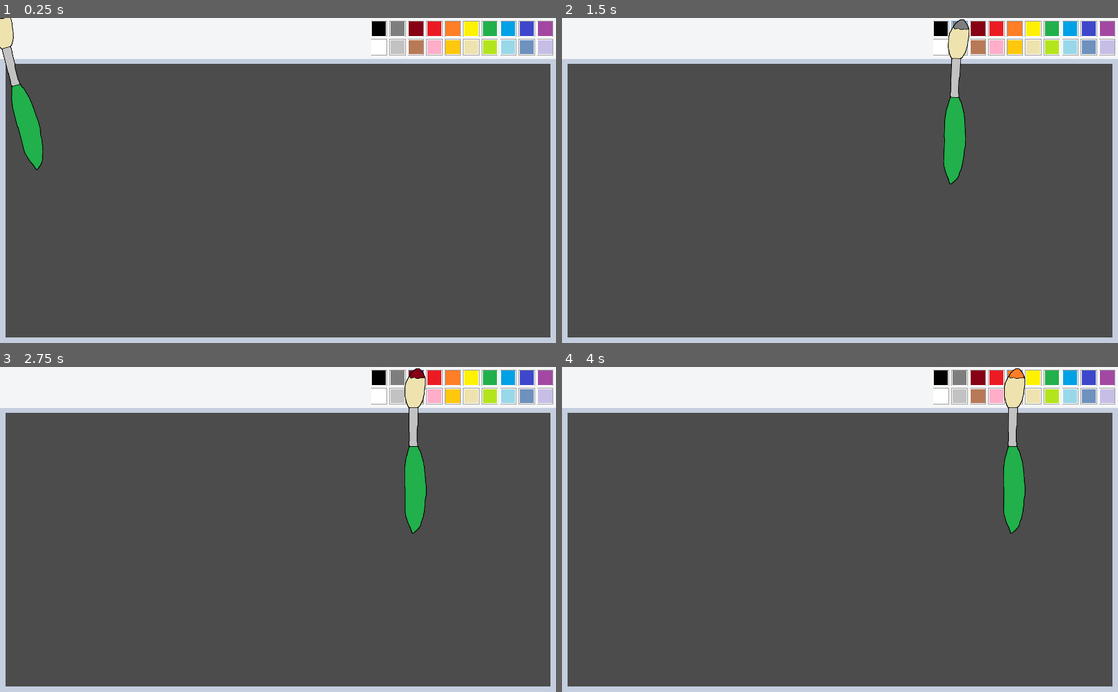
Above: before the commit, frames 1-4 (two rows, left to right).
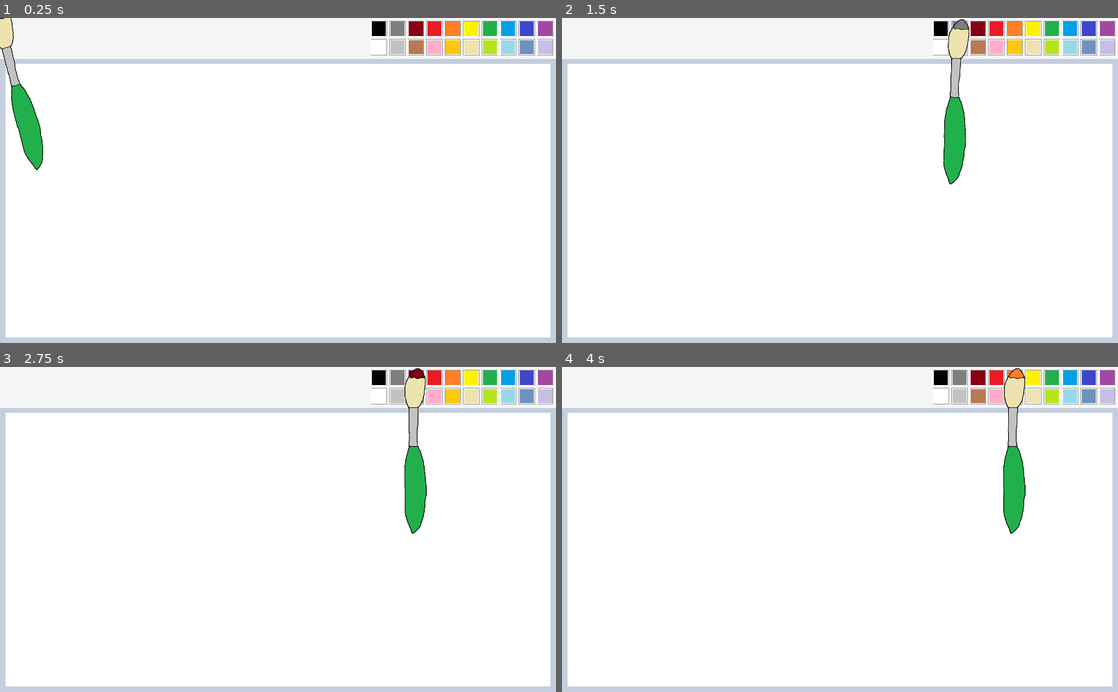
Above: after the commit, the same moments.

Repository: mariothedog/MS-Pain
Game: Godot game, scene res://Level/Level.tscn
The game is run twice, just before and just after one commit, with the same random seed, the same clock (stepped at 60 frames per second) and the same inputs.
Inputs (mouse positions are in pixels of both pictures, inside the frame that each line leads up to):
- Up to frame 1 (0.25 s): no input
- Up to frame 2 (1.5 s): click (940, 27) at 0.5 s; click (956, 27) at 1.25 s
- Up to frame 3 (2.75 s): click (417, 376) at 2 s
- Up to frame 4 (4 s): click (995, 376) at 2.75 s; click (1012, 376) at 3.5 s

The runs differ from the first frame. In frame 1, 82% of the frame differs, in the area x 1-99%, y 14-99%; in frame 2, 81%; in frame 3, 81%; in frame 4, 81%.

Commit message:
The drawing background is now white (like the real thing!) and I added a finished drawing signal which is still a WIP.

Diff:
--- a/Global.gd
+++ b/Global.gd
@@ -1,3 +1,5 @@
 extends Node
 
 var brush_colour = Color(0, 0, 0, 1)
+
+var friends_node
--- /dev/null
+++ b/Level/Friends.gd
@@ -0,0 +1,8 @@
+extends Node2D
+
+func _ready():
+	global.friends_node = self
+
+func spawn_friend(texture):
+	# TODO
+	pass
--- a/Level/Level.tscn
+++ b/Level/Level.tscn
@@ -1,7 +1,8 @@
-[gd_scene load_steps=3 format=2]
+[gd_scene load_steps=4 format=2]
 
 [ext_resource path="res://Brush/Brush.tscn" type="PackedScene" id=1]
 [ext_resource path="res://UI/MS Pain.tscn" type="PackedScene" id=2]
+[ext_resource path="res://Level/Friends.gd" type="Script" id=3]
 
 [node name="Level" type="Node2D"]
 
@@ -10,4 +11,7 @@
 
 [node name="Brush" parent="." instance=ExtResource( 1 )]
 
+[node name="Friends" type="Node2D" parent="."]
+script = ExtResource( 3 )
+
 [node name="MS Pain" parent="." instance=ExtResource( 2 )]
--- /dev/null
+++ b/Resources/Transparent Shader Material.tres
@@ -0,0 +1,16 @@
+[gd_resource type="ShaderMaterial" load_steps=2 format=2]
+
+[sub_resource type="Shader" id=1]
+code = "shader_type canvas_item;
+
+void fragment() {
+	COLOR = texture(TEXTURE, UV);
+
+	if (COLOR.r > 0.3 && COLOR.r < 0.31 && COLOR.g > 0.3 && COLOR.g < 0.31 && COLOR.b > 0.3 && COLOR.b < 0.31)
+	{
+		COLOR = vec4(0.0, 0.0, 0.0, 0.0);
+	}
+}"
+
+[resource]
+shader = SubResource( 1 )
--- a/UI/ColorRect3.gd
+++ b/UI/ColorRect3.gd
@@ -1,32 +1,41 @@
 extends ColorRect
 
 # Credit to https://godotengine.org/qa/24621/painting-game-persist-drawing
+
+var shader_material = preload("res://Resources/Transparent Shader Material.tres")
+
+signal drawing_finished
 
 const brush_size = 7
 const circle_connecting_gap = 2
 
 var _pen = null
 var _prev_mouse_pos = Vector2()
+var _viewport = null
+var _board = null
+
+var was_drawing_last_time = false
 
 func _ready():
-	var viewport = Viewport.new()
+	_viewport = Viewport.new()
 	var rect = get_rect()
-	viewport.size = rect.size
-	viewport.usage = Viewport.USAGE_2D
-	viewport.render_target_clear_mode = Viewport.CLEAR_MODE_ONLY_NEXT_FRAME
-	viewport.render_target_v_flip = true
+	_viewport.size = rect.size
+	_viewport.usage = Viewport.USAGE_2D
+	_viewport.render_target_clear_mode = Viewport.CLEAR_MODE_ONLY_NEXT_FRAME
+	_viewport.render_target_v_flip = true
 
 	_pen = Node2D.new()
-	viewport.add_child(_pen)
+	_viewport.add_child(_pen)
 	_pen.connect("draw", self, "_on_draw")
 
-	add_child(viewport)
+	add_child(_viewport)
 
 	# Use a sprite to display the result texture
-	var rt = viewport.get_texture()
-	var board = TextureRect.new()
-	board.set_texture(rt)
-	add_child(board)
+	var rt = _viewport.get_texture()
+	_board = TextureRect.new()
+	_board.set_texture(rt)
+	_board.material = shader_material
+	add_child(_board)
 
 func _process(_delta):
 	_pen.update()
@@ -42,4 +51,12 @@
 				var offset = _prev_mouse_pos.direction_to(mouse_pos) * i
 				_pen.draw_circle(_prev_mouse_pos + offset, brush_size, global.brush_colour)
 
+		was_drawing_last_time = true
+	else:
+		if was_drawing_last_time:
+			var drawing = _board.get_texture()
+			emit_signal("drawing_finished", [drawing])
+
+		was_drawing_last_time = false
+
 	_prev_mouse_pos = mouse_pos
--- a/UI/MS Pain.gd
+++ b/UI/MS Pain.gd
@@ -1,5 +1,8 @@
 extends CanvasLayer
 
 func _ready():
+	if $"VSplitContainer/ColorRect2/MarginContainer/Drawing Board".connect("drawing_finished", get_parent().get_node("Friends"), "spawn_friend") != OK:
+		print_debug("An error occured while connecting the drawing board's \"drawing_finished\" signal.")
+
 	for colour_button in $VSplitContainer/ColorRect/MarginContainer/GridContainer.get_children():
 		colour_button.connect("pressed", get_parent().get_node("Brush"), "change_colour", [colour_button.colour])
--- a/UI/MS Pain.tscn
+++ b/UI/MS Pain.tscn
@@ -228,7 +228,7 @@
 "_edit_use_anchors_": false
 }
 
-[node name="ColorRect3" type="ColorRect" parent="VSplitContainer/ColorRect2/MarginContainer"]
+[node name="Drawing Board" type="ColorRect" parent="VSplitContainer/ColorRect2/MarginContainer"]
 margin_left = 10.0
 margin_top = 10.0
 margin_right = 1014.0
